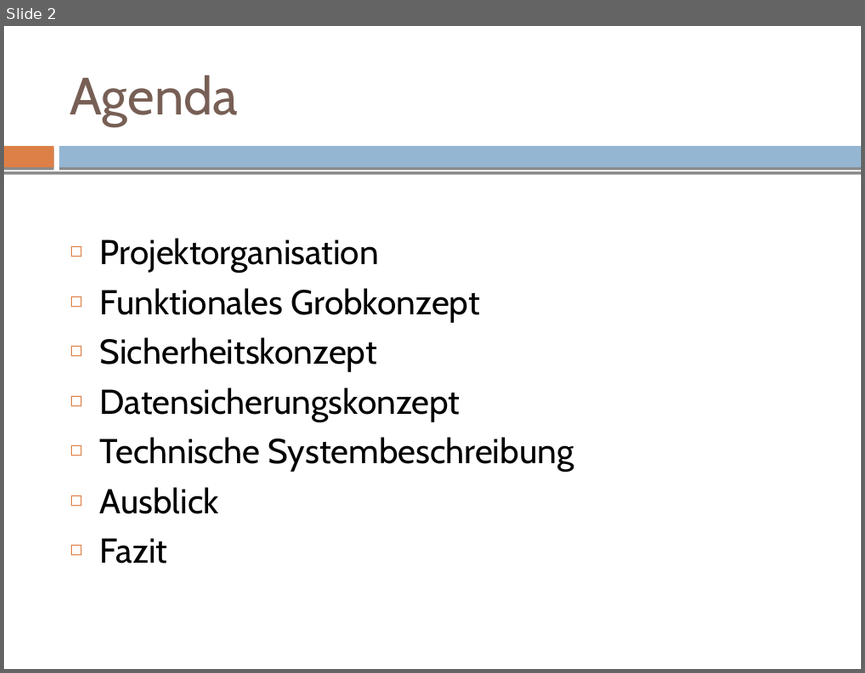
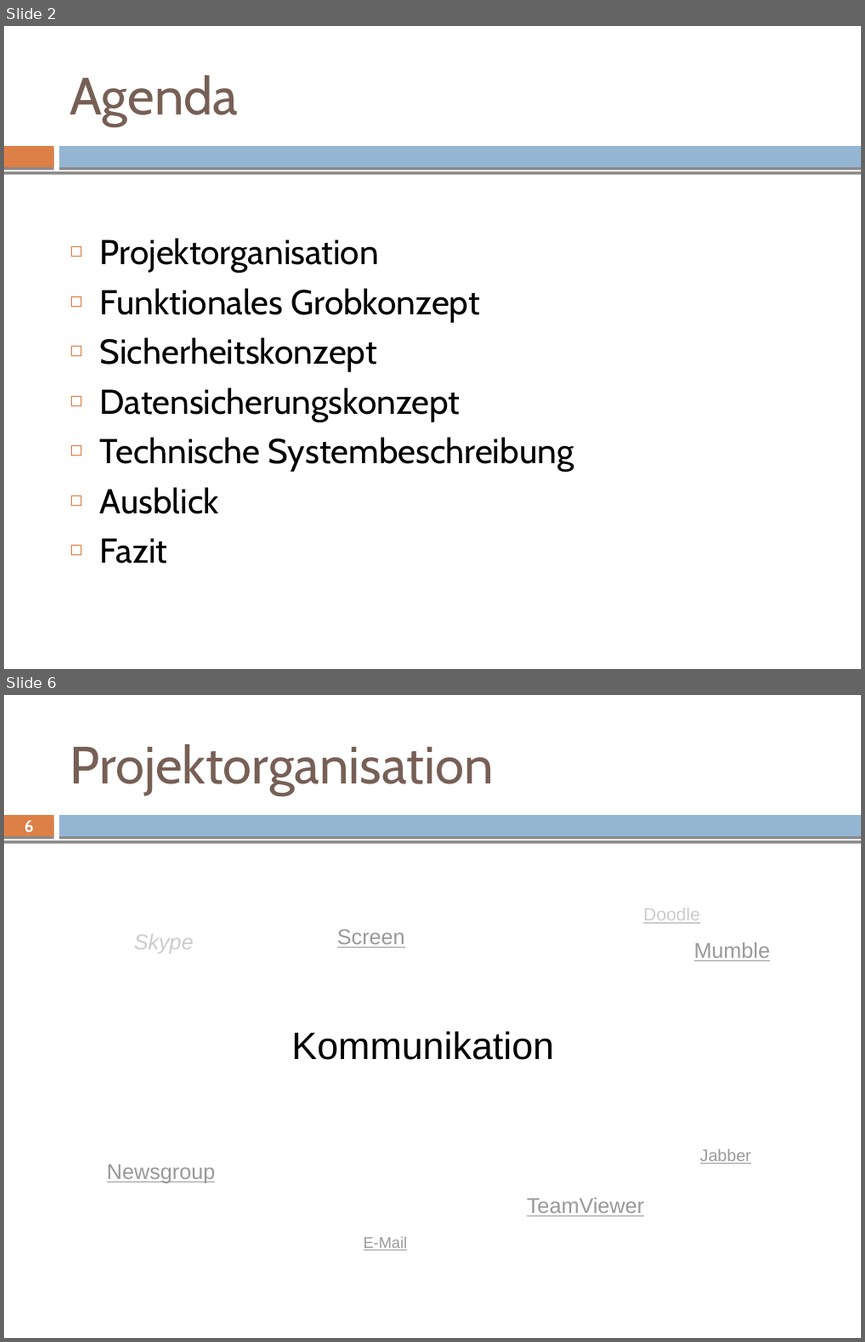
Before and after one commit to mvw/Wilddiebe10, a slide deck: keynote/keynote.odp. Shown one above the other, each under a label of ours: slide 2 before the commit, slides 2 and 6 after it; the slides between them are not shown. The pictures are 865x673 and 865x1342 pixels, drawn with LibreOffice and Linux fonts; fonts in the diff are those of the drawing. Boxes give left, top, right and bottom in pixels: in the first picture for what was removed or moved away, otherwise in the second. Text is boxed around its words. In the diff, an @@ line names an element or a change of style, - is before the commit and + after.

```diff
--- a/keynote/keynote.odp
+++ b/keynote/keynote.odp
@@ slide 6 added at (4, 695, 861, 1338), background #FFFFFF; not listed: 3 template elements that a slide beside it also shows @@
@@ title added at (69, 744, 493, 795), 44 pt, text #775F55 @@
+Projektorganisation
@@ page number added at (24, 820, 34, 837), 14 pt, text #FFFFFF, bold @@
+6
@@ text added at (643, 907, 699, 924), 15 pt, text #CCCCCC, underline @@
+Doodle
@@ text added at (134, 934, 194, 953), 18 pt, text #CCCCCC, italic @@
+Skype
@@ text added at (337, 929, 405, 947), 18 pt, text #999999, underline @@
+Screen
@@ text added at (694, 942, 771, 961), 18 pt, text #999999, underline @@
+Mumble
@@ subtitle added at (291, 1031, 554, 1060), 32 pt, text #000000 @@
+Kommunikation
@@ text added at (700, 1149, 751, 1163), 14 pt, text #999999, underline @@
+Jabber
@@ text added at (107, 1164, 215, 1183), 18 pt, text #999999, underline @@
+Newsgroup
@@ text added at (527, 1197, 644, 1216), 18 pt, text #999999, underline @@
+TeamViewer
@@ text added at (364, 1236, 407, 1250), 13 pt, text #999999, underline @@
+E-Mail
```
Also in this commit, not shown: 1 slide changed, 28 other slides added, 3 slides removed, 2 other files.
